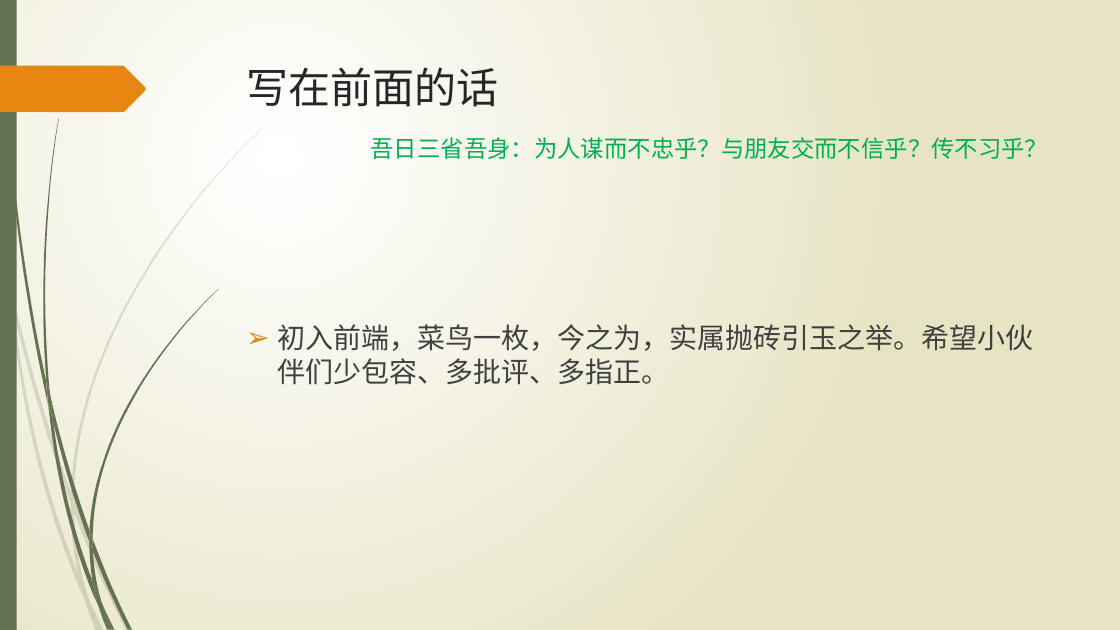
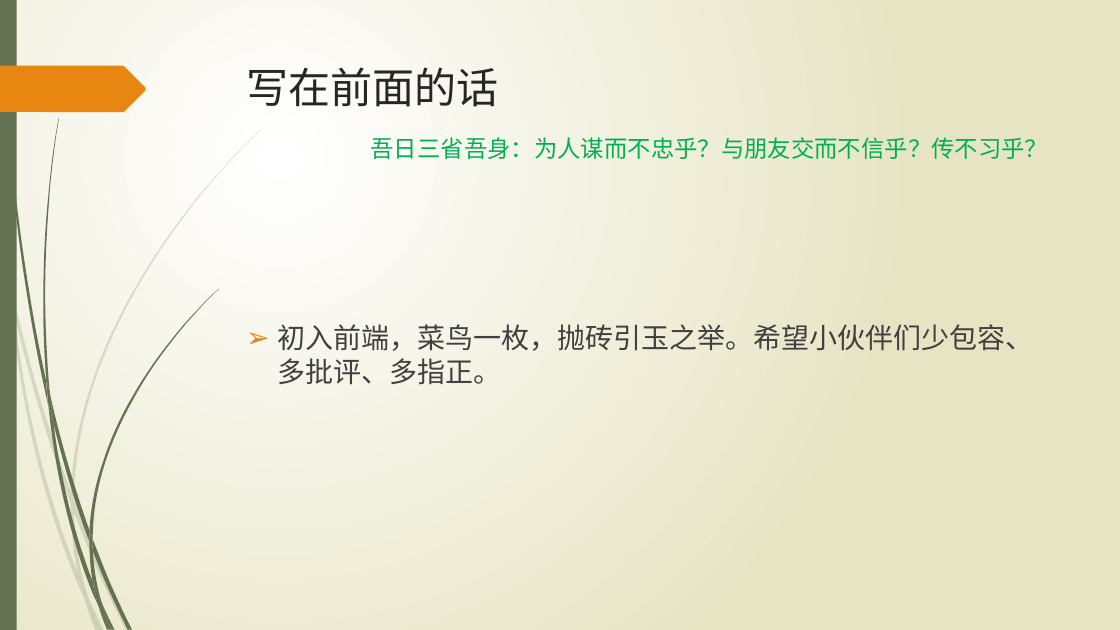
Before and after one commit to wangweihui/sassdemo, a slide deck: slide 2 of SASS愈行愈远.pptx. Drawn at 1120x630 pixels with LibreOffice and Linux fonts; fonts in the diff are those of the drawing. Boxes give left, top, right and bottom in pixels: in the first picture for what was removed or moved away, otherwise in the second. Text is boxed around its words. In the diff, an @@ line names an element or a change of style, - is before the commit and + after.

```diff
--- a/SASS愈行愈远.pptx
+++ b/SASS愈行愈远.pptx
@@ text at (x1=278, y1=324, x2=1034, y2=385): text changed @@
-➢ 初入前端，菜鸟一枚，今之为，实属抛砖引玉之举。希望小伙伴们少包容、多批评、多指正。
+➢ 初入前端，菜鸟一枚，抛砖引玉之举。希望小伙伴们少包容、多批评、多指正。
```
